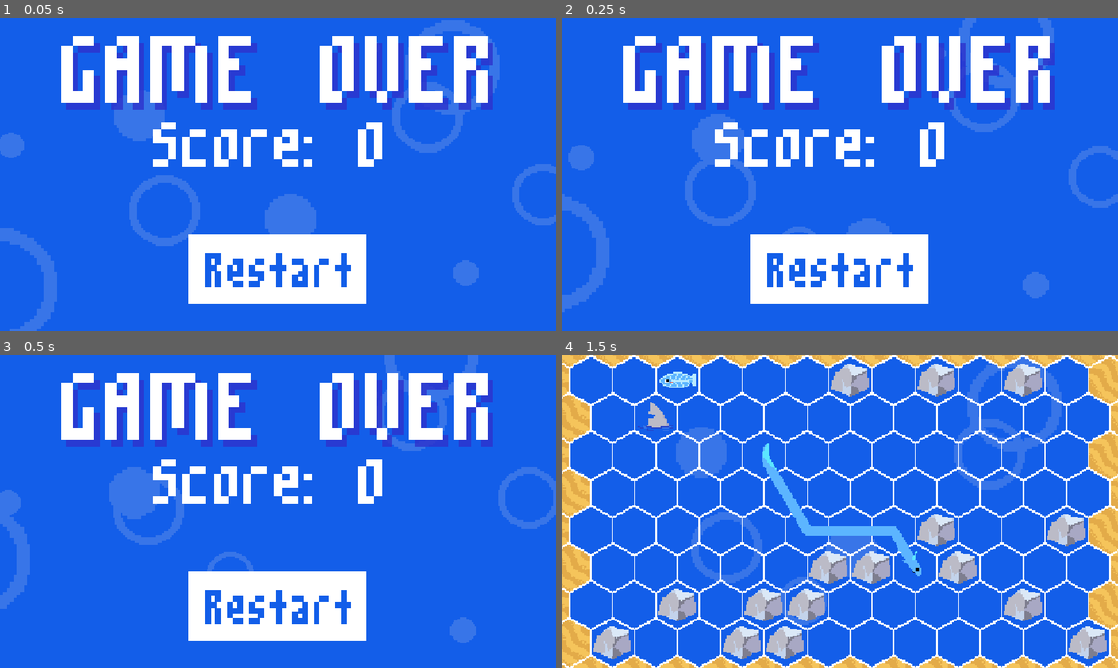
Above: before the commit, frames 1-4 (two rows, left to right).
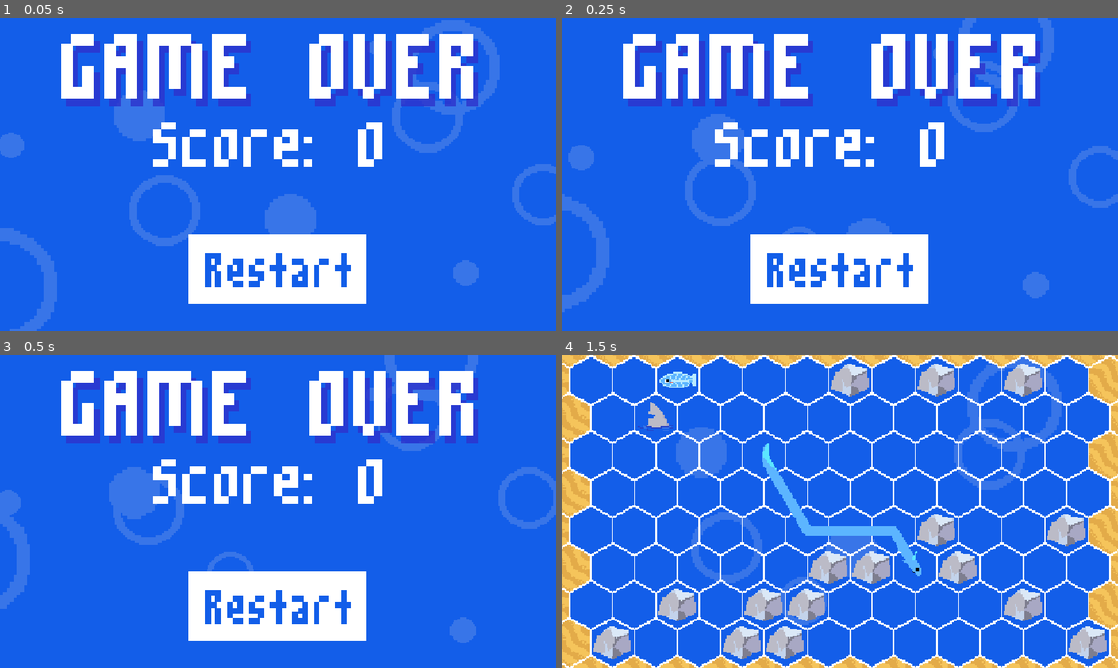
Above: after the commit, the same moments.

Repository: pavenpaven/retro-jam-2026
Game: Godot game, scene res://Scenes/gameover.tscn
Same seed, same stepped clock (60 frames per second), same inputs: the game is played once before the commit and once after it. This scene is started directly instead of the project's main scene.
Inputs (mouse positions are in pixels of both pictures, inside the frame that each line leads up to):
- Up to frame 1 (0.05 s): no input
- Up to frame 2 (0.25 s): no input
- Up to frame 3 (0.5 s): no input
- Up to frame 4 (1.5 s): click "Restart" at 0.5 s; tap Enter at 1.25 s; move the mouse to (962, 495) at 1.27 s; hold D from 1.28 s (still down); tap U at 1.35 s

The runs differ from the first frame. In frame 1, 8.6% of the frame differs, in the area x 11-89%, y 5-30%; in frame 2, 8.6%; in frame 3, 8.6%; in frame 4, nothing differs.

Commit message:
sadeelmuisic

Diff:
--- a/Scenes/gameover.tscn
+++ b/Scenes/gameover.tscn
@@ -6,6 +6,7 @@
 [ext_resource type="PackedScene" uid="uid://di764hfdjs2py" path="res://Scenes/bubbloranimering.tscn" id="4_vskwr"]
 [ext_resource type="Texture2D" uid="uid://c0nsi0eiw8l6k" path="res://Assets/Images/buttonbackgroundpushed.PNG" id="5_bb3cs"]
 [ext_resource type="FontFile" uid="uid://ddo4jdbrjf7ku" path="res://Assets/m3x6.ttf" id="6_bb3cs"]
+[ext_resource type="AudioStream" uid="uid://bljyby52p8hyh" path="res://Assets/Sound/sadeelmusicgood.mp3" id="7_a57xw"]
 
 [node name="Gameover" type="Node2D" unique_id=288948182]
 scale = Vector2(2.8, 2.8)
@@ -115,6 +116,7 @@
 text = "Score: 0"
 
 [node name="Label2" type="Label" parent="." unique_id=217797176]
+texture_filter = 1
 offset_left = 45.357143
 offset_top = -26.428574
 offset_right = 370.35715
@@ -123,8 +125,13 @@
 theme_override_constants/shadow_offset_x = 4
 theme_override_constants/shadow_offset_y = 5
 theme_override_fonts/font = ExtResource("6_bb3cs")
-theme_override_font_sizes/font_size = 133
+theme_override_font_sizes/font_size = 128
 text = "GAME OVER"
+
+[node name="AudioStreamPlayer" type="AudioStreamPlayer" parent="." unique_id=425459766]
+stream = ExtResource("7_a57xw")
+volume_db = -9.123
+autoplay = true
 
 [connection signal="button_down" from="Button" to="." method="_on_button_button_down"]
 [connection signal="button_up" from="Button" to="." method="_on_button_button_up"]
Not shown, added: Assets/Sound/sadeelmusicgood.mp3.import
Not shown, added: Assets/Sound/sadeelmusicgood.mp3
